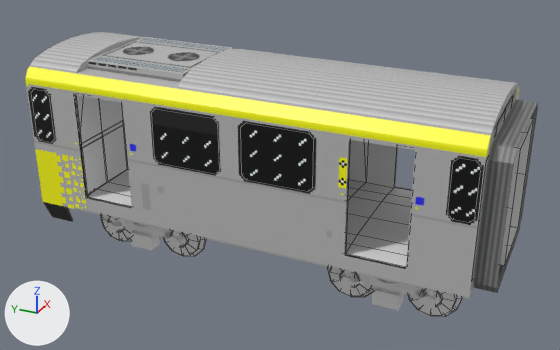
An edit to the Blender file hr4000/blender/hr4000.blend, drawn before and after from the same camera.
Rendered twice from a camera (50 mm lens) standing at (-82.4, -39.3, 49.7) and looking at (0.4, -2.1, 8.3). Every picture has the same lights, and +X, +Y and +Z are marked at lower left. Mesh edges are drawn as thin lines on the coarser meshes.

In view in the first picture: 'Undercarriage', 'Wagon Exterior', 'Wagon Interior', 'Wheels'.
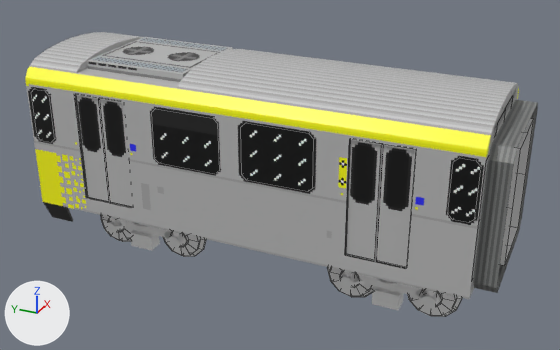
Boxes [x1, y1, x2, y2] around the edits, measured in the pictures (560 x 350 px):
'Doors', added
    after: [75, 95, 415, 268]
'Wagon Interior', unchanged, covered by the edit
    before: [76, 95, 534, 267]
    after: [500, 118, 534, 266]

The change, as a diff of the scene's bpy script:
```diff
--- a/hr4000/blender/hr4000.blend.py
+++ b/hr4000/blender/hr4000.blend.py
@@ img_hr4000_doors_png @@
+img_hr4000_doors_png = load_image('hr4000_doors.png', '../textures/hr4000_doors.png', 23, 46, 'sRGB')
@@ mat_material_001 @@
+mat_material_001 = principled_material('Material.001')
+mat_material_001.texture = img_hr4000_doors_png
@@ me_cube_004 @@
+me_cube_004.from_pydata(...)  # 64 vertices, 16 faces; spans x -0.97..0.97, y -2.19..2.09, z -0.8..0.61
+me_cube_004.materials.append(mat_material_001)  # picture img_hr4000_doors_png
@@ ob_doors @@
+ob_doors = bpy.data.objects.new('Doors', me_cube_004)
+ob_doors.location = (0.0, 0.0, 13.0)
+ob_doors.scale = (10.0, 10.0, 10.0)
```
